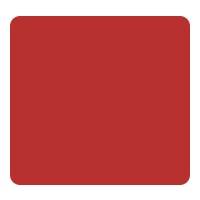
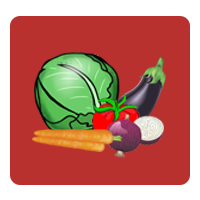
Layers edited between the first and the second 200 × 200 image:
added group "vegies" with 5 layers above "Rounded Rectangle 1" over <box>32,52,166,158</box>
added layer "Layer 13" in group "vegies" over <box>32,129,122,152</box>
added layer "Layer 15" in group "vegies" over <box>106,114,164,158</box>
added layer "Background copy" in group "vegies" over <box>92,93,140,141</box>
added layer "Layer 12" in group "vegies" over <box>34,52,120,140</box>
added layer "Layer 14" in group "vegies" over <box>113,56,166,125</box>
